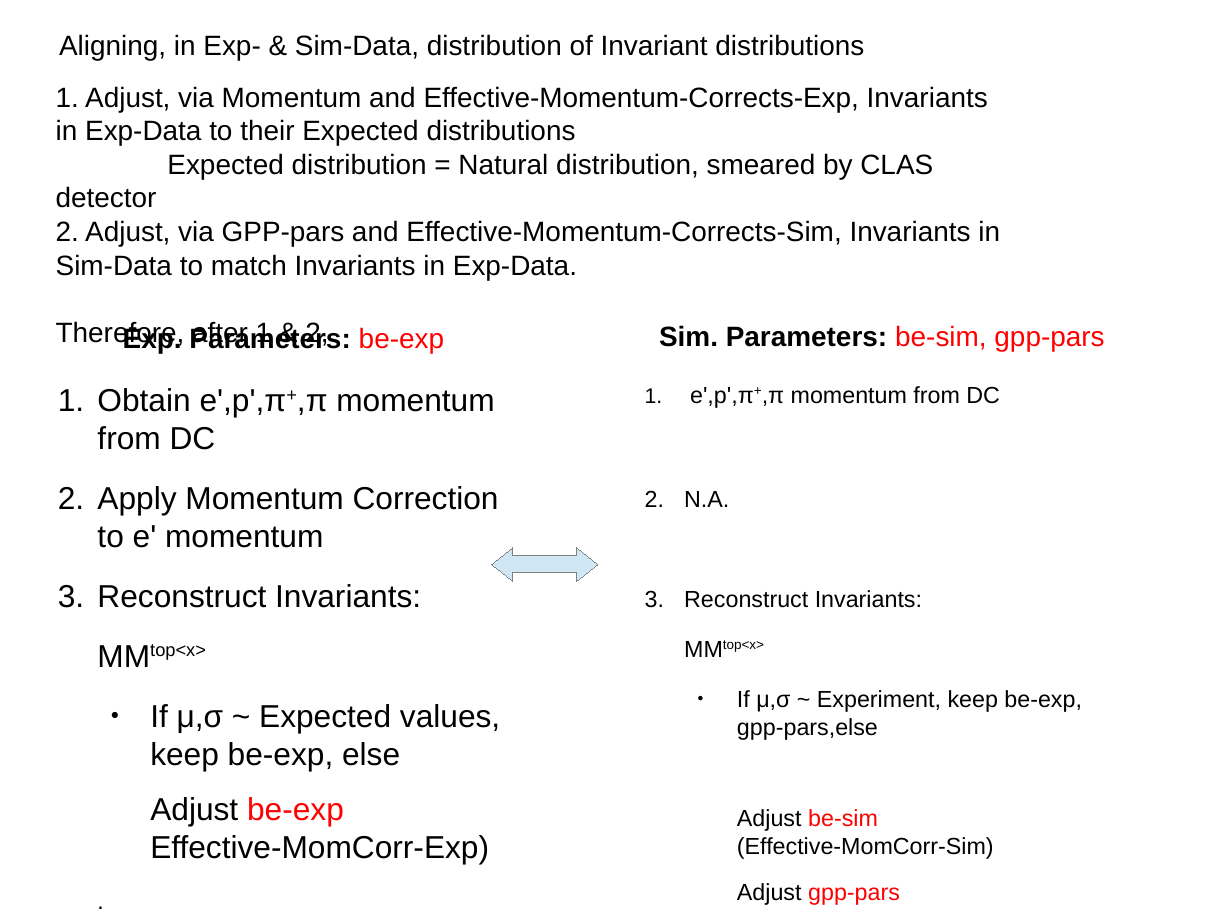
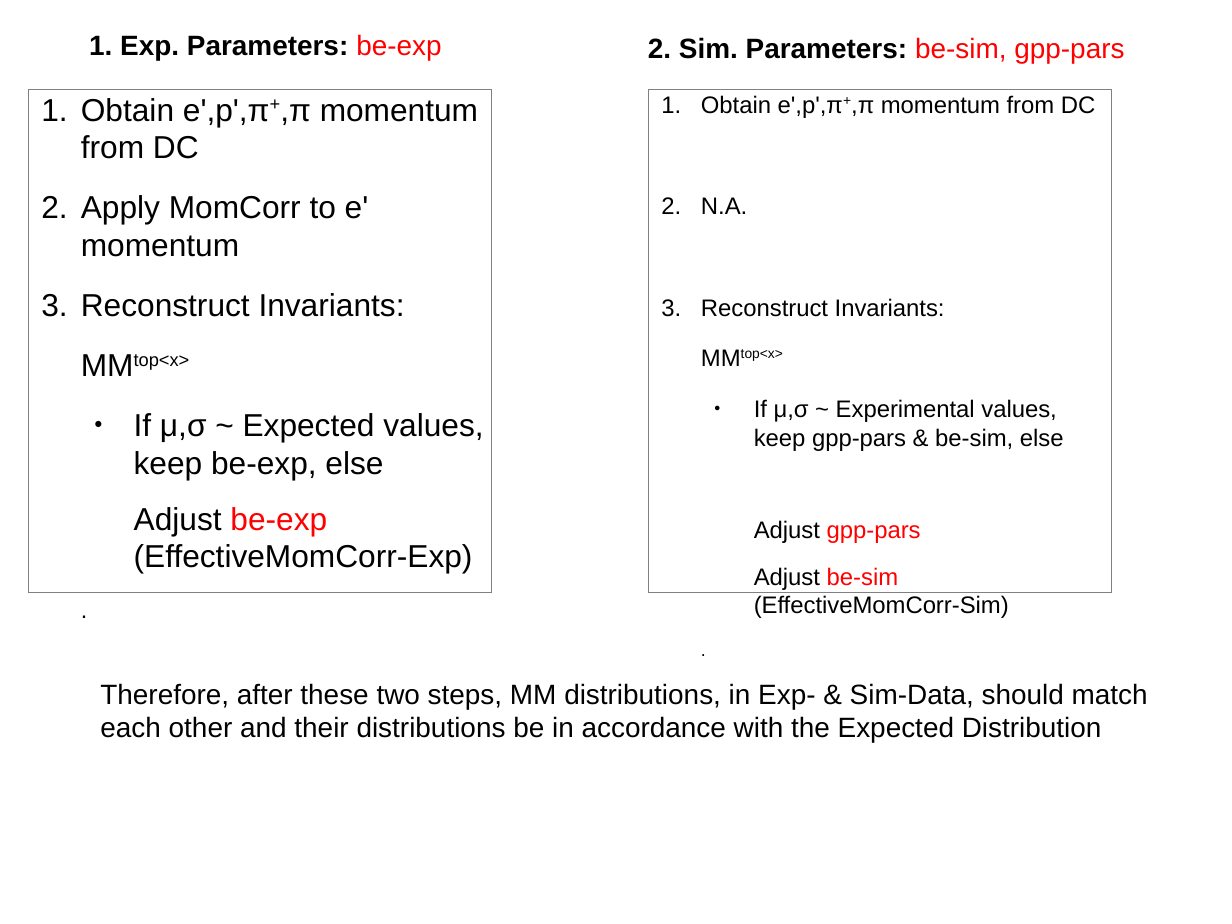
Before and after one commit to arjun-trivedi/ana2pi, a slide deck: slide 3 of notes/mtg-012714.odp (slide 2 before the commit). Drawn at 1232x924 pixels with LibreOffice and Linux fonts; fonts in the diff are those of the drawing. Boxes give left, top, right and bottom in pixels: in the first picture for what was removed or moved away, otherwise in the second. Text is boxed around its words. In the diff, an @@ line names an element or a change of style, - is before the commit and + after.

Commit message:
updates

```diff
--- a/notes/mtg-012714.odp
+++ b/notes/mtg-012714.odp
@@ text removed at <box>59,34,864,60</box> @@
-Aligning, in Exp- & Sim-Data, distribution of Invariant distributions
@@ text at <box>89,34,441,60</box>: text changed @@
-Exp. Parameters: be-exp
+1. Exp. Parameters: be-exp
@@ text at <box>648,37,1124,63</box>: text changed @@
-Sim. Parameters: be-sim, gpp-pars
+2. Sim. Parameters: be-sim, gpp-pars
@@ text "Obtain e',p',π+,π momentum from DC": place and size @@
-text "Obtain e',p',π+,π momentum from DC" at <box>97,388,500,864</box>
+text "Obtain e',p',π+,π momentum from DC" at <box>28,89,492,593</box>
@@ text "Obtain e',p',π+,π momentum from DC" at <box>28,89,492,593</box>: outline none to #808080 0 pt @@
@@ text removed at <box>56,86,1000,347</box> @@
-1. Adjust, via Momentum and Effective-Momentum-Corrects-Exp, Invariants in Exp-Data to their Expected distributions
-Expected distribution = Natural distribution, smeared by CLAS detector
-2. Adjust, via GPP-pars and Effective-Momentum-Corrects-Sim, Invariants in Sim-Data to match Invariants in Exp-Data.
-Therefore, after 1 & 2,
@@ text "Obtain e',p',π+,π momentum from DC" at <box>648,89,1112,593</box>: outline none to #808080 0 pt @@
@@ text "Obtain e',p',π+,π momentum from DC": place and size @@
-text "Obtain e',p',π+,π momentum from DC" at <box>690,386,1082,905</box>
+text "Obtain e',p',π+,π momentum from DC" at <box>648,89,1112,593</box>
@@ text at <box>701,95,1095,118</box>: text changed; size 15 to 15.4 pt @@
-1. e',p',π+,π momentum from DC
+1. Obtain e',p',π+,π momentum from DC
@@ text at <box>81,195,369,257</box>: text changed @@
-2. Apply Momentum Correction to e' momentum
+2. Apply MomCorr to e' momentum
@@ text at <box>701,197,945,543</box>: size 15 to 15.4 pt in "N.A.", "Reconstruct Invariants:", "MMtop<x>", "Adjust gpp-pars"; size 15 to 19.6 pt in "." @@
@@ text at <box>754,399,1064,451</box>: text changed; size 15 to 15.4 pt @@
-  ● If μ,σ ~ Experiment, keep be-exp, gpp-pars,else
-  Adjust be-sim (Effective-MomCorr-Sim)
+  ● If μ,σ ~ Experimental values, keep gpp-pars & be-sim, else
@@ text at <box>134,507,473,573</box>: text changed @@
-  Adjust be-exp Effective-MomCorr-Exp)
+  Adjust be-exp (EffectiveMomCorr-Exp)
@@ left right arrow removed at <box>492,548,598,581</box> @@
@@ text at <box>754,567,899,590</box>: paragraph added @@
+  Adjust be-sim (EffectiveMomCorr-Sim)
@@ text added at <box>100,683,1148,742</box>, 18 pt, text #000000 @@
+Therefore, after these two steps, MM distributions, in Exp- & Sim-Data, should match
+each other and their distributions be in accordance with the Expected Distribution
```
Also in this commit, not shown: 1 other slide changed, 3 slides added, 1 slide removed.
